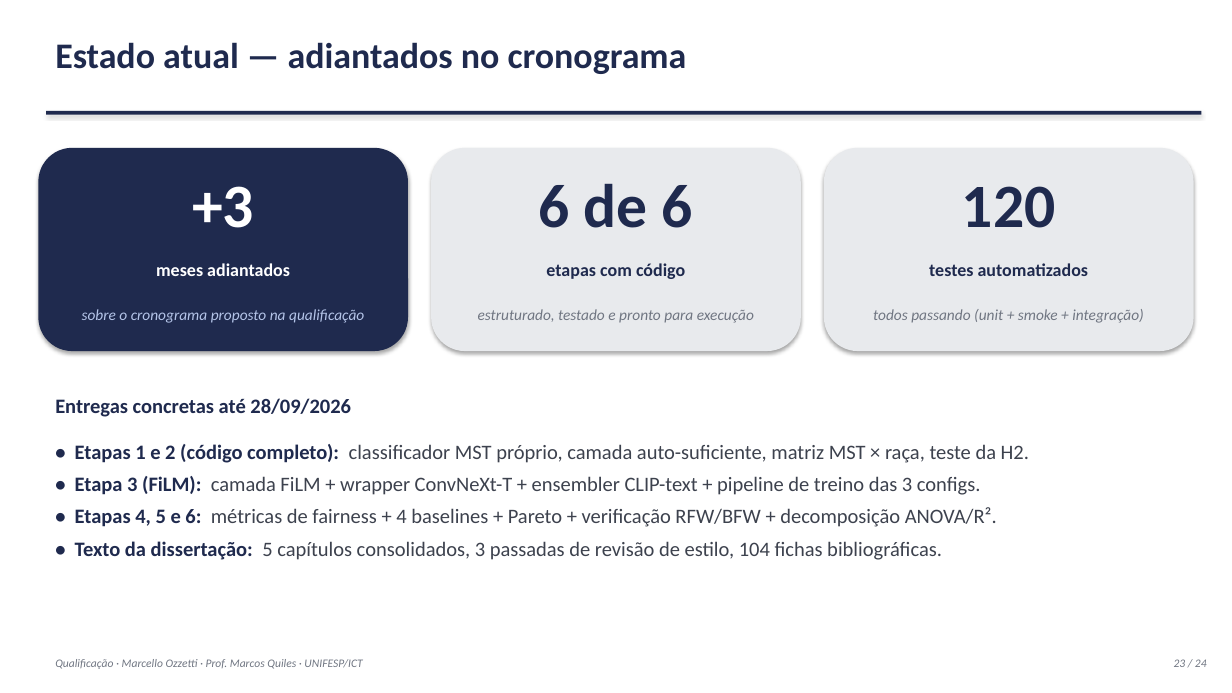
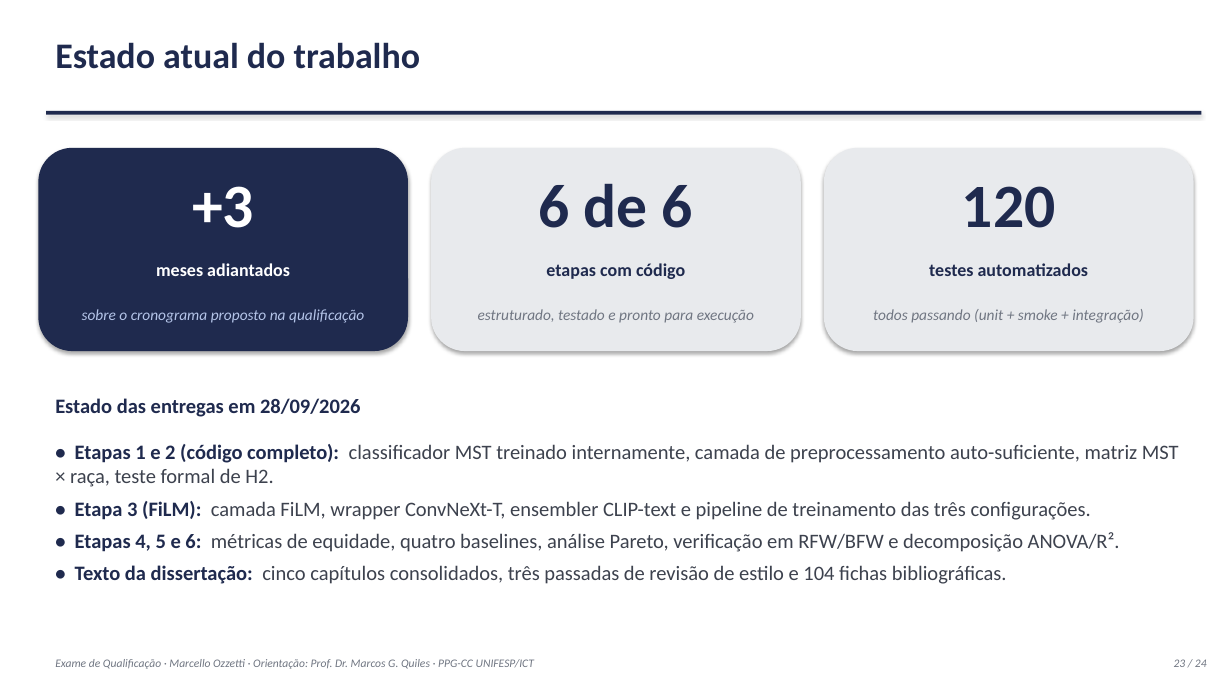
Before and after one commit to marcellozzetti/Facial-Recognition-Models-Mitigating-Bias, a slide deck: slide 23 of docs/ativo/material_qualificacao_2026-10-05.pptx. Drawn at 1232x693 pixels with LibreOffice and Linux fonts; fonts in the diff are those of the drawing. Boxes give left, top, right and bottom in pixels: in the first picture for what was removed or moved away, otherwise in the second. Text is boxed around its words. In the diff, an @@ line names an element or a change of style, - is before the commit and + after.

```diff
--- a/docs/ativo/material_qualificacao_2026-10-05.pptx
+++ b/docs/ativo/material_qualificacao_2026-10-05.pptx
@@ text at bbox=[55, 42, 420, 69]: text changed @@
-Estado atual — adiantados no cronograma
+Estado atual do trabalho
@@ text at bbox=[55, 398, 361, 417]: text changed @@
-Entregas concretas até 28/09/2026
+Estado das entregas em 28/09/2026
@@ text at bbox=[70, 444, 1179, 584]: text changed @@
-• Etapas 1 e 2 (código completo): classificador MST próprio, camada auto-suficiente, matriz MST × raça, teste da H2.
-• Etapa 3 (FiLM): camada FiLM + wrapper ConvNeXt-T + ensembler CLIP-text + pipeline de treino das 3 configs.
-• Etapas 4, 5 e 6: métricas de fairness + 4 baselines + Pareto + verificação RFW/BFW + decomposição ANOVA/R².
-• Texto da dissertação: 5 capítulos consolidados, 3 passadas de revisão de estilo, 104 fichas bibliográficas.
+• Etapas 1 e 2 (código completo): classificador MST treinado internamente, camada de preprocessamento auto-suficiente, matriz MST × raça, teste formal de H2.
+• Etapa 3 (FiLM): camada FiLM, wrapper ConvNeXt-T, ensembler CLIP-text e pipeline de treinamento das três configurações.
+• Etapas 4, 5 e 6: métricas de equidade, quatro baselines, análise Pareto, verificação em RFW/BFW e decomposição ANOVA/R².
+• Texto da dissertação: cinco capítulos consolidados, três passadas de revisão de estilo e 104 fichas bibliográficas.
@@ text at bbox=[55, 659, 534, 669]: text changed @@
-Qualificação · Marcello Ozzetti · Prof. Marcos Quiles · UNIFESP/ICT
+Exame de Qualificação · Marcello Ozzetti · Orientação: Prof. Dr. Marcos G. Quiles · PPG-CC UNIFESP/ICT
```
Also in this commit, not shown: 21 other slides changed, 1 other file.
